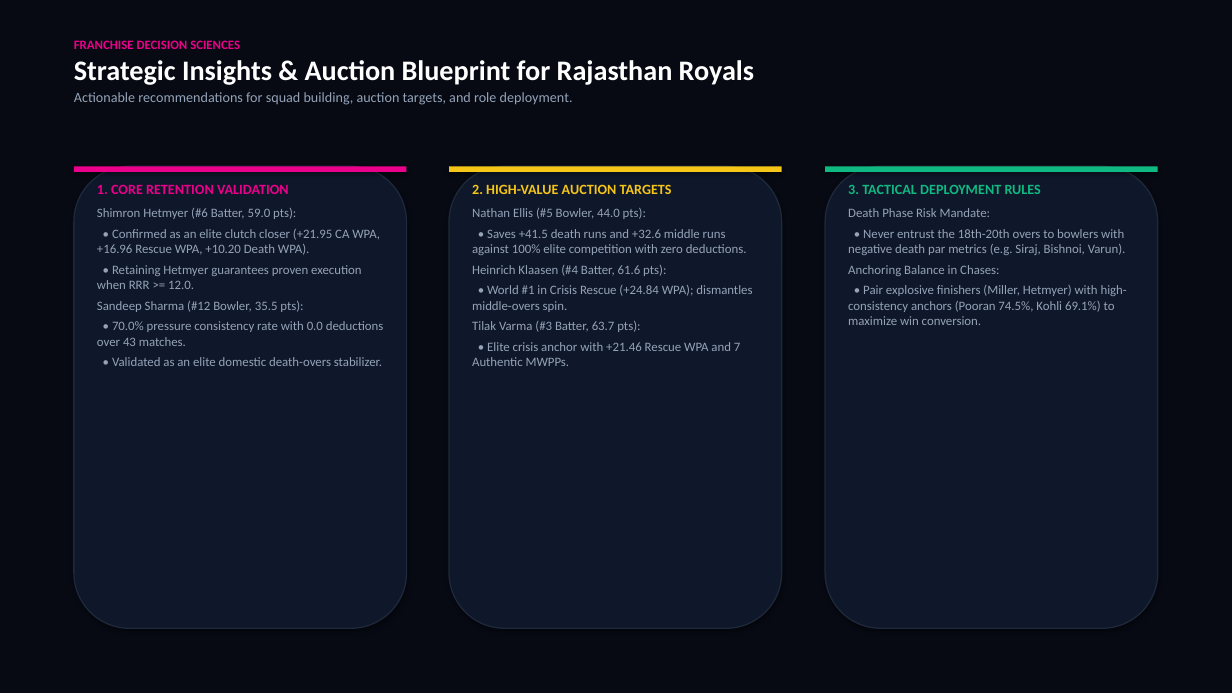
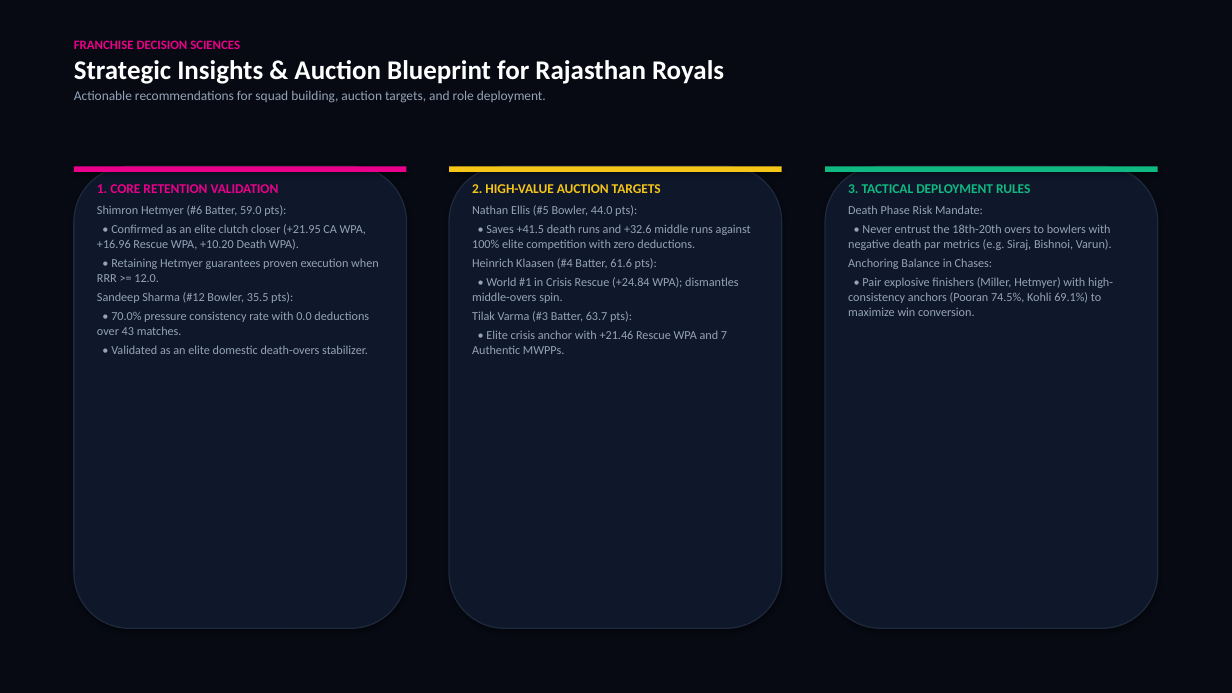
Before and after one commit to Lohithaswin/play-rr-hackathon-2026, a slide deck: slide 13 of Play_RR_Hackathon_Lohithaswin_V.pptx (slide 11 before the commit). Drawn at 1232x693 pixels with LibreOffice and Linux fonts; fonts in the diff are those of the drawing. Boxes give left, top, right and bottom in pixels: in the first picture for what was removed or moved away, otherwise in the second. Text is boxed around its words. In the diff, an @@ line names an element or a change of style, - is before the commit and + after.

```diff
--- a/Play_RR_Hackathon_Lohithaswin_V.pptx
+++ b/Play_RR_Hackathon_Lohithaswin_V.pptx
@@ text at (74,60,724,103): size 22 to 21 pt in "Strategic Insights & Auction Blueprint for Rajasthan ..."; size 11 to 10.5 pt in "Actionable recommendations for squad building, auction targe ..." @@
@@ text "1. CORE RETENTION VALIDATION" at (97,184,379,354): size 11 to 10.5 pt in "1. CORE RETENTION VALIDATION"; size 10 to 9.5 pt; less space between paragraphs @@
@@ text "2. HIGH-VALUE AUCTION TARGETS" at (472,184,751,354): size 11 to 10.5 pt in "2. HIGH-VALUE AUCTION TARGETS"; size 10 to 9.5 pt; less space between paragraphs @@
@@ text "3. TACTICAL DEPLOYMENT RULES" at (848,184,1113,316): size 11 to 10.5 pt in "3. TACTICAL DEPLOYMENT RULES"; size 10 to 9.5 pt; less space between paragraphs @@
```
Also in this commit, not shown: 11 other slides changed, 2 slides added, 31 other files.
